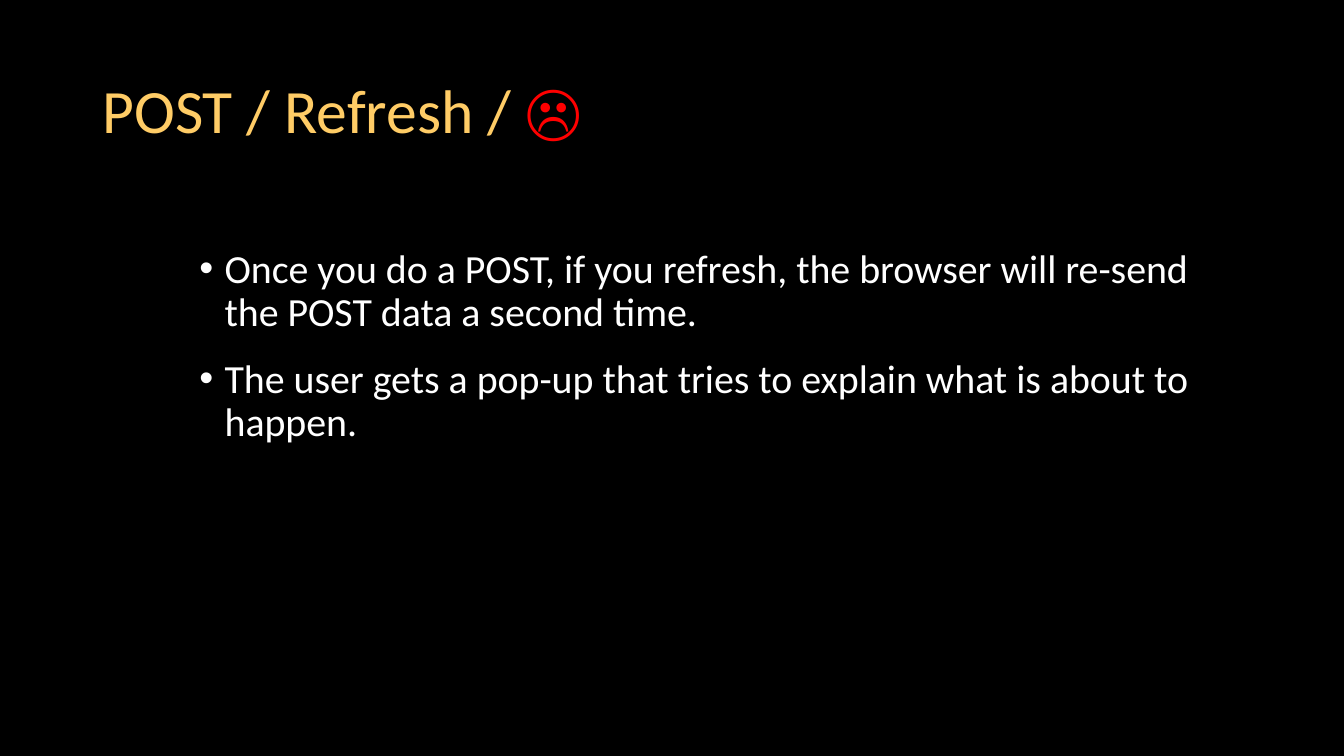
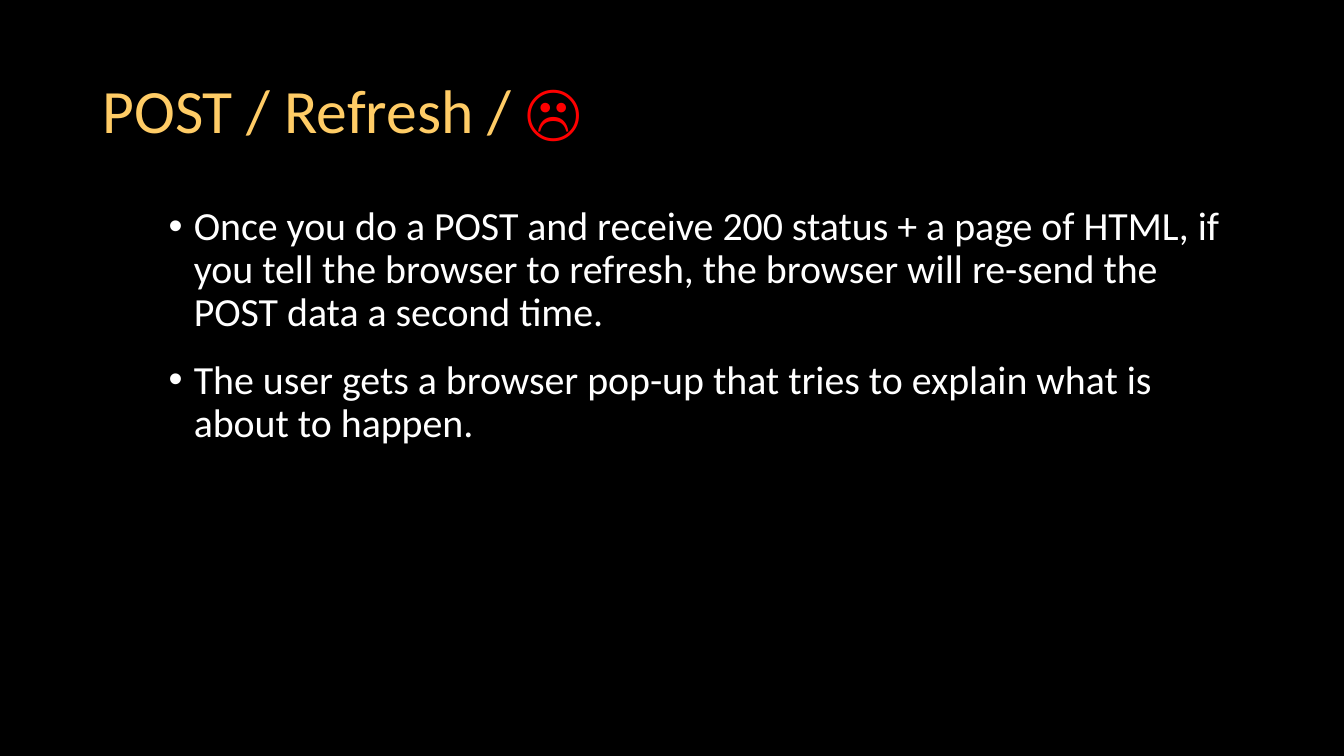
Before and after one commit to csev/dj4e, a slide deck: slide 36 of lectures/DJ-09-Forms.pptx (slide 15 before the commit). Drawn at 1344x756 pixels with LibreOffice and Linux fonts; fonts in the diff are those of the drawing. Boxes give left, top, right and bottom in pixels: in the first picture for what was removed or moved away, otherwise in the second. Text is boxed around its words. In the diff, an @@ line names an element or a change of style, - is before the commit and + after.

```diff
--- a/lectures/DJ-09-Forms.pptx
+++ b/lectures/DJ-09-Forms.pptx
@@ text at (194,212,1219,444): text changed @@
-• Once you do a POST, if you refresh, the browser will re-send the POST data a second time.
-• The user gets a pop-up that tries to explain what is about to happen.
+• Once you do a POST and receive 200 status + a page of HTML, if you tell the browser to refresh, the browser will re-send the POST data a second time.
+• The user gets a browser pop-up that tries to explain what is about to happen.
```
Also in this commit, not shown: 15 other slides changed, 27 slides added, 11 slides removed, 28 other files.
